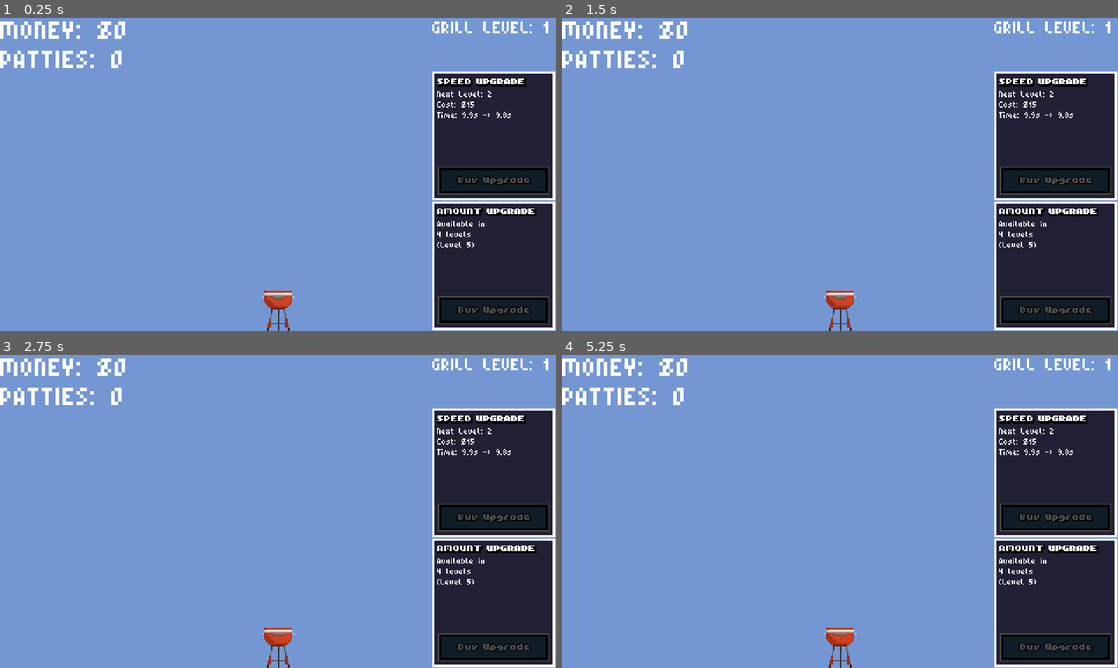
Above: before the commit, frames 1-4 (two rows, left to right).
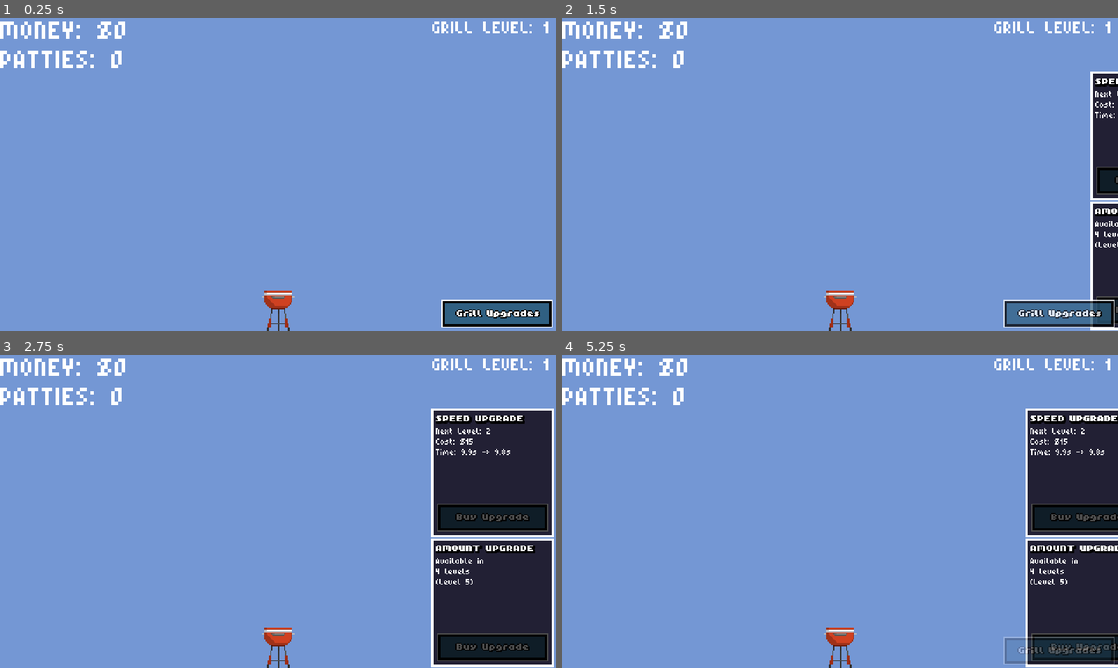
Above: after the commit, the same moments.

Repository: FinochioM/ItShouldBeAGoodGame
Game: Godot game, scene res://Scenes/main_scene.tscn
The game is run twice, just before and just after one commit, with the same random seed, the same clock (stepped at 60 frames per second) and the same inputs.
Inputs (mouse positions are in pixels of both pictures, inside the frame that each line leads up to):
- Up to frame 1 (0.25 s): no input
- Up to frame 2 (1.5 s): click (1056, 312) at 0.52 s; tap Enter at 1.25 s; move the mouse to (962, 158) at 1.27 s; click (962, 158) at 1.42 s
- Up to frame 3 (2.75 s): click (494, 649) at 2.02 s
- Up to frame 4 (5.25 s): tap Space at 2.75, 5 s; move the mouse to (728, 527) at 2.77 s; click (728, 527) at 2.92 s; click (1056, 649) at 3.52 s; tap Enter at 4.25 s; move the mouse to (895, 442) at 4.27 s; click (895, 442) at 4.42 s; move the mouse to (812, 574) at 5.02 s; click (812, 574) at 5.17 s

The runs differ from the first frame. In frame 1, 18% of the frame differs, in the area x 77-100%, y 17-100%; in frame 2, 16%; in frame 3, 1.9%; in frame 4, 7.2%.

Commit message:
new upgrades menu with animations

Diff:
--- a/itsgonnabeagoodgame/Scenes/main_scene.tscn
+++ b/itsgonnabeagoodgame/Scenes/main_scene.tscn
@@ -9,6 +9,8 @@
 [ext_resource type="FontFile" uid="uid://dekjyqe4b7kfu" path="res://Fonts/Everyday_Slight.ttf" id="6_61tr5"]
 [ext_resource type="Texture2D" uid="uid://dw0gge25on1wh" path="res://Textures/upgrade_grill_button_pressed.png" id="8_32mtn"]
 [ext_resource type="Texture2D" uid="uid://bni5gn2u4yndl" path="res://Textures/upgrade_grill_button_disabled.png" id="8_57rwp"]
+[ext_resource type="Texture2D" uid="uid://0jcs4x3daf0" path="res://Textures/grill_upgrades_toggle.png" id="10_hh2tp"]
+[ext_resource type="Texture2D" uid="uid://dwcnuyom0b2cn" path="res://Textures/grill_upgrades_toggle_pressed.png" id="11_00rb3"]
 
 [sub_resource type="RectangleShape2D" id="RectangleShape2D_r0scy"]
 size = Vector2(24, 10)
@@ -46,6 +48,94 @@
 [sub_resource type="StyleBoxTexture" id="StyleBoxTexture_j7pmo"]
 texture = ExtResource("4_h8it7")
 
+[sub_resource type="Animation" id="Animation_glq7u"]
+resource_name = "show_upgrades_panel"
+tracks/0/type = "value"
+tracks/0/imported = false
+tracks/0/enabled = true
+tracks/0/path = NodePath("UpgradesContainer:position")
+tracks/0/interp = 1
+tracks/0/loop_wrap = true
+tracks/0/keys = {
+"times": PackedFloat32Array(0, 0.166667, 0.333333),
+"transitions": PackedFloat32Array(1, 1, 1),
+"update": 0,
+"values": [Vector2(485, 46), Vector2(357, 46), Vector2(372, 46)]
+}
+tracks/1/type = "value"
+tracks/1/imported = false
+tracks/1/enabled = true
+tracks/1/path = NodePath("UpgradesToggle:modulate")
+tracks/1/interp = 1
+tracks/1/loop_wrap = true
+tracks/1/keys = {
+"times": PackedFloat32Array(0, 0.0666667),
+"transitions": PackedFloat32Array(1, 1),
+"update": 0,
+"values": [Color(1, 1, 1, 1), Color(1, 1, 1, 0)]
+}
+
+[sub_resource type="Animation" id="Animation_iv7uo"]
+length = 0.001
+tracks/0/type = "value"
+tracks/0/imported = false
+tracks/0/enabled = true
+tracks/0/path = NodePath("UpgradesContainer:position")
+tracks/0/interp = 1
+tracks/0/loop_wrap = true
+tracks/0/keys = {
+"times": PackedFloat32Array(0),
+"transitions": PackedFloat32Array(1),
+"update": 0,
+"values": [Vector2(485, 46)]
+}
+tracks/1/type = "value"
+tracks/1/imported = false
+tracks/1/enabled = true
+tracks/1/path = NodePath("UpgradesToggle:modulate")
+tracks/1/interp = 1
+tracks/1/loop_wrap = true
+tracks/1/keys = {
+"times": PackedFloat32Array(0),
+"transitions": PackedFloat32Array(1),
+"update": 0,
+"values": [Color(1, 1, 1, 1)]
+}
+
+[sub_resource type="Animation" id="Animation_l0wkb"]
+resource_name = "hide_upgrades_panel"
+tracks/0/type = "value"
+tracks/0/imported = false
+tracks/0/enabled = true
+tracks/0/path = NodePath("UpgradesContainer:position")
+tracks/0/interp = 1
+tracks/0/loop_wrap = true
+tracks/0/keys = {
+"times": PackedFloat32Array(0, 0.2),
+"transitions": PackedFloat32Array(1, 1),
+"update": 0,
+"values": [Vector2(372, 46), Vector2(484, 46)]
+}
+tracks/1/type = "value"
+tracks/1/imported = false
+tracks/1/enabled = true
+tracks/1/path = NodePath("UpgradesToggle:modulate")
+tracks/1/interp = 1
+tracks/1/loop_wrap = true
+tracks/1/keys = {
+"times": PackedFloat32Array(0, 0.2),
+"transitions": PackedFloat32Array(1, 1),
+"update": 0,
+"values": [Color(1, 1, 1, 0), Color(1, 1, 1, 1)]
+}
+
+[sub_resource type="AnimationLibrary" id="AnimationLibrary_8ssvi"]
+_data = {
+"RESET": SubResource("Animation_iv7uo"),
+"hide_upgrades_panel": SubResource("Animation_l0wkb"),
+"show_upgrades_panel": SubResource("Animation_glq7u")
+}
+
 [node name="MainScene" type="Node2D"]
 script = ExtResource("1_m4eul")
 metadata/_edit_horizontal_guides_ = [150.0]
@@ -66,6 +156,13 @@
 shape = SubResource("RectangleShape2D_r0scy")
 
 [node name="UI" type="CanvasLayer" parent="."]
+
+[node name="ClickCatcher" type="Control" parent="UI"]
+modulate = Color(1, 1, 1, 0)
+layout_mode = 3
+anchors_preset = 0
+offset_right = 479.0
+offset_bottom = 270.0
 
 [node name="MoneyLabel" type="Label" parent="UI"]
 offset_right = 40.0
@@ -73,6 +170,7 @@
 theme_override_font_sizes/font_size = 0
 text = "TEST"
 label_settings = SubResource("LabelSettings_1xgt8")
+metadata/_edit_lock_ = true
 
 [node name="PattyCountLabel" type="Label" parent="UI"]
 offset_top = 25.0
@@ -80,6 +178,7 @@
 offset_bottom = 48.0
 text = "TEST"
 label_settings = SubResource("LabelSettings_5ctbs")
+metadata/_edit_lock_ = true
 
 [node name="GrillLevelLabel" type="Label" parent="UI"]
 offset_left = 373.0
@@ -88,15 +187,22 @@
 offset_bottom = 36.0
 text = "10"
 label_settings = SubResource("LabelSettings_sch8i")
-
-[node name="TimingUpgradeSection" type="Panel" parent="UI"]
-offset_left = 373.0
+metadata/_edit_lock_ = true
+
+[node name="UpgradesContainer" type="Control" parent="UI"]
+layout_mode = 3
+anchors_preset = 0
+offset_left = 485.0
 offset_top = 46.0
-offset_right = 479.0
-offset_bottom = 157.0
+offset_right = 591.0
+offset_bottom = 269.0
+
+[node name="TimingUpgradeSection" type="Panel" parent="UI/UpgradesContainer"]
+offset_right = 106.0
+offset_bottom = 111.0
 theme_override_styles/panel = SubResource("StyleBoxTexture_b4xt3")
 
-[node name="Title" type="Label" parent="UI/TimingUpgradeSection"]
+[node name="Title" type="Label" parent="UI/UpgradesContainer/TimingUpgradeSection"]
 layout_mode = 0
 offset_left = 4.0
 offset_top = 5.0
@@ -105,7 +211,7 @@
 text = "SPEED UPGRADE"
 label_settings = SubResource("LabelSettings_5w3do")
 
-[node name="Information" type="Label" parent="UI/TimingUpgradeSection"]
+[node name="Information" type="Label" parent="UI/UpgradesContainer/TimingUpgradeSection"]
 layout_mode = 0
 offset_left = 4.0
 offset_top = 16.0
@@ -113,7 +219,7 @@
 offset_bottom = 80.0
 label_settings = SubResource("LabelSettings_rsnic")
 
-[node name="UpgradeButton" type="TextureButton" parent="UI/TimingUpgradeSection"]
+[node name="UpgradeButton" type="TextureButton" parent="UI/UpgradesContainer/TimingUpgradeSection"]
 layout_mode = 0
 offset_left = 5.0
 offset_top = 82.0
@@ -124,14 +230,13 @@
 texture_disabled = ExtResource("8_57rwp")
 ignore_texture_size = true
 
-[node name="AmountUpgradeSection" type="Panel" parent="UI"]
-offset_left = 373.0
-offset_top = 158.0
-offset_right = 479.0
-offset_bottom = 269.0
+[node name="AmountUpgradeSection" type="Panel" parent="UI/UpgradesContainer"]
+offset_top = 112.0
+offset_right = 106.0
+offset_bottom = 223.0
 theme_override_styles/panel = SubResource("StyleBoxTexture_j7pmo")
 
-[node name="Title" type="Label" parent="UI/AmountUpgradeSection"]
+[node name="Title" type="Label" parent="UI/UpgradesContainer/AmountUpgradeSection"]
 layout_mode = 0
 offset_left = 4.0
 offset_top = 5.0
@@ -140,7 +245,7 @@
 text = "AMOUNT UPGRADE"
 label_settings = SubResource("LabelSettings_5w3do")
 
-[node name="Information" type="Label" parent="UI/AmountUpgradeSection"]
+[node name="Information" type="Label" parent="UI/UpgradesContainer/AmountUpgradeSection"]
 layout_mode = 0
 offset_left = 4.0
 offset_top = 16.0
@@ -148,7 +253,7 @@
 offset_bottom = 80.0
 label_settings = SubResource("LabelSettings_rsnic")
 
-[node name="UpgradeButton" type="TextureButton" parent="UI/AmountUpgradeSection"]
+[node name="UpgradeButton" type="TextureButton" parent="UI/UpgradesContainer/AmountUpgradeSection"]
 layout_mode = 0
 offset_left = 5.0
 offset_top = 82.0
@@ -158,5 +263,18 @@
 texture_pressed = ExtResource("8_32mtn")
 texture_disabled = ExtResource("8_57rwp")
 
-[connection signal="pressed" from="UI/TimingUpgradeSection/UpgradeButton" to="." method="purchase_timing_upgrade"]
-[connection signal="pressed" from="UI/AmountUpgradeSection/UpgradeButton" to="." method="purchase_amount_upgrade"]
+[node name="UpgradesToggle" type="TextureButton" parent="UI"]
+offset_left = 381.0
+offset_top = 243.0
+offset_right = 477.0
+offset_bottom = 267.0
+texture_normal = ExtResource("10_hh2tp")
+texture_pressed = ExtResource("11_00rb3")
+
+[node name="ToggleUpgradesPlayer" type="AnimationPlayer" parent="UI"]
+libraries = {
+"": SubResource("AnimationLibrary_8ssvi")
+}
+
+[connection signal="pressed" from="UI/UpgradesContainer/TimingUpgradeSection/UpgradeButton" to="." method="purchase_timing_upgrade"]
+[connection signal="pressed" from="UI/UpgradesContainer/AmountUpgradeSection/UpgradeButton" to="." method="purchase_amount_upgrade"]
--- a/itsgonnabeagoodgame/Scripts/main_scene.gd
+++ b/itsgonnabeagoodgame/Scripts/main_scene.gd
@@ -20,16 +20,27 @@
 @onready var money_label: Label = $UI/MoneyLabel
 @onready var patty_count_label: Label = $UI/PattyCountLabel
 @onready var grill_level_label: Label = $UI/GrillLevelLabel
-@onready var timing_upgrade_button: TextureButton = $UI/TimingUpgradeSection/UpgradeButton
-@onready var amount_upgrade_button: TextureButton = $UI/AmountUpgradeSection/UpgradeButton
-@onready var timing_info_label: Label = $UI/TimingUpgradeSection/Information
-@onready var amount_info_label: Label = $UI/AmountUpgradeSection/Information
+
+@onready var timing_upgrade_button: TextureButton = $UI/UpgradesContainer/TimingUpgradeSection/UpgradeButton
+@onready var amount_upgrade_button: TextureButton = $UI/UpgradesContainer/AmountUpgradeSection/UpgradeButton
+@onready var timing_info_label: Label = $UI/UpgradesContainer/TimingUpgradeSection/Information
+@onready var amount_info_label: Label = $UI/UpgradesContainer/AmountUpgradeSection/Information
+
+@onready var upgrade_toggle_button: TextureButton = $UI/UpgradesToggle
+@onready var animation_player: AnimationPlayer = $UI/ToggleUpgradesPlayer
+@onready var upgrade_container: Control = $UI/UpgradesContainer
+@onready var click_catcher: Control = $UI/ClickCatcher
 
 var counted_patties = []
+var upgrades_visible: bool = false
 
 func _ready():
 	spawn_position = Vector2(240, 100)
 	update_spawn_interval()
+
+	upgrade_toggle_button.pressed.connect(toggle_upgrades)
+	click_catcher.gui_input.connect(_on_click_catcher_input)
+	click_catcher.visible = false
 
 	var money_timer = Timer.new()
 	money_timer.wait_time = 1.0
@@ -149,3 +160,17 @@
 		else:
 			var levels_until_next = 5 - (grill_level % 5)
 			amount_info_label.text = "Available in\n%d levels\n(Level %d)" % [levels_until_next, grill_level + levels_until_next]
+
+func toggle_upgrades():
+	if upgrades_visible:
+		animation_player.play("hide_upgrades_panel")
+		click_catcher.visible = false
+		upgrades_visible = false
+	else:
+		animation_player.play("show_upgrades_panel")
+		click_catcher.visible = true
+		upgrades_visible = true
+
+func _on_click_catcher_input(event):
+	if event is InputEventMouseButton and event.pressed:
+		toggle_upgrades()
Not shown: 1 places in itsgonnabeagoodgame/Scenes/main_scene.tscn that only renumber resources
Binary file added: itsgonnabeagoodgame/Textures/grill_timer_bar.png
Binary file added: itsgonnabeagoodgame/Textures/grill_upgrades_toggle.png
Not shown, added: itsgonnabeagoodgame/Textures/grill_upgrades_toggle.png.import
Binary file added: itsgonnabeagoodgame/Textures/grill_upgrades_toggle_pressed.png
Not shown, added: itsgonnabeagoodgame/Textures/grill_upgrades_toggle_pressed.png.import
